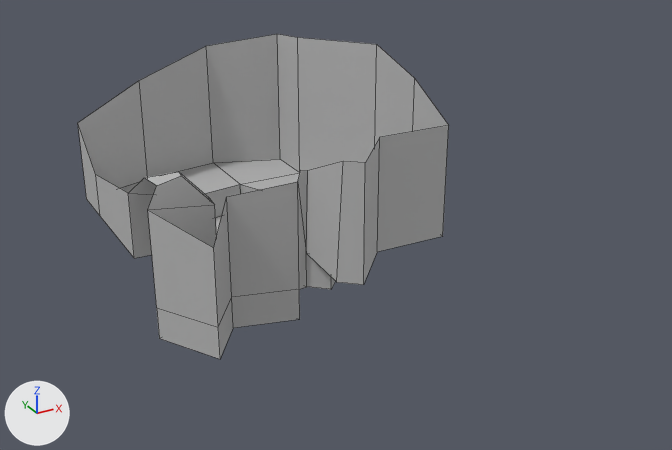
A saved change to the FBX model Profundum/Assets/Levels/LevelEditor/Geometry/LevelGeom.fbx.
One viewpoint serves both versions: a 50 mm lens placed at (-16.2, -46.8, 22.7), pointed at (5.8, -6.8, 2.7). Lighting does not change. The marker at lower left points along +X, +Y and +Z. Mesh edges are drawn as thin lines. Where no turn or scale is listed for an object, it has been applied to the vertices.
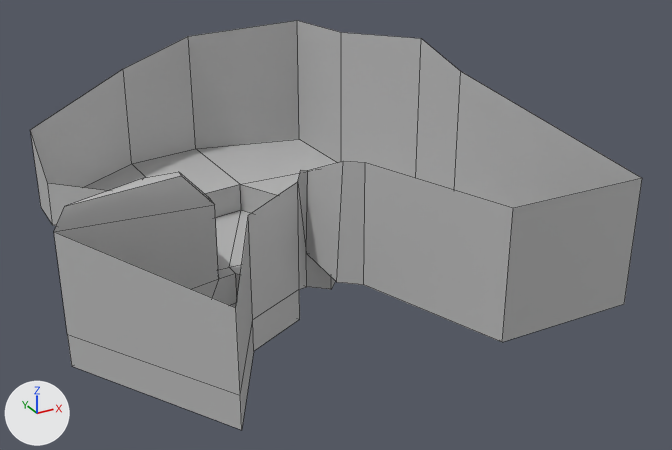
Changed parts and their boxes (x1, y1, x2, y2) in the pictures (672 x 450 px; the box of a moved part takes in the faces that stretch with it):
```json
{"object": "pPlane1", "change": "reshaped", "before": [78, 34, 449, 359], "after": [30, 20, 642, 430], "on screen": "65% wider, 26% taller"}
{"part": 1, "of": "me_mesh", "change": "moved or reshaped", "before": [78, 34, 449, 359], "after": [30, 20, 642, 430]}
{"part": 2, "of": "me_mesh", "change": "shading changed", "before": [179, 161, 365, 289], "after": [179, 161, 365, 289]}
```

Scene script edits in JSON lines:
```json
{"block": "me_mesh", "where": "# used by ob_pplane1; location = (-2.24, -0.51, 0.0)"}
{"block": "me_mesh", "where": "# before: 5 (-2.1, 3.2, 1.7) at pixel (100, 216), 8 (-2.0, -5.7, 0.0) at pixel (156, 307), 11 (-2.0, -5.7, -1.8) at pixel (159, 338), 14 (1.8, -6.5, -1.8) at pixel (233, 327), 16 (0.0, -9.1, -1.8) at pixel (220, 359)"}
{"block": "me_mesh", "where": "# before: 20 (-2.0, -5.7, 5.4) at pixel (147, 209), 22 (0.0, -9.1, 0.0) at pixel (218, 327), 23 (0.0, -9.1, 4.3) at pixel (213, 247), 24 (1.8, -6.5, 0.0) at pixel (231, 297), 25 (1.8, -6.5, 5.6) at pixel (226, 196)"}
{"block": "me_mesh", "where": "# before: 31 (-1.2, -4.9, 6.2) at pixel (156, 185), 33 (-2.1, 3.2, 4.3) at pixel (95, 174), 34 (-2.1, 6.1, 1.7) at pixel (86, 199), 35 (2.1, 7.6, 1.7), 37 (6.9, 8.5, 1.7) at pixel (213, 162)"}
{"block": "me_mesh", "where": "# before: 38 (11.1, 4.0, 1.7) at pixel (299, 172), 41 (13.4, -1.2, 1.7), 44 (13.4, -5.3, 1.7), 53 (-2.1, 6.1, 6.5) at pixel (77, 122), 54 (2.1, 7.6, 8.1) at pixel (139, 80)"}
{"block": "me_mesh", "where": "# before: 55 (6.9, 8.5, 9.5) at pixel (206, 45), 57 (11.1, 4.0, 10.4) at pixel (297, 37), 58 (13.4, -1.2, 10.8) at pixel (376, 44), 59 (13.4, -5.3, 9.8) at pixel (414, 78)"}
{"op": "remove", "block": "me_mesh", "code": "me_mesh.from_pydata(...)  # 66 vertices, 57 faces; spans x -2.1..13.4, y -11.4..8.5, z -1.8..10.8"}
{"op": "add", "block": "me_mesh", "code": "me_mesh.from_pydata(...)  # 66 vertices, 57 faces; spans x -6.5..16.5, y -19.0..11.7, z -1.8..10.8"}
{"block": "me_mesh", "change": "me_mesh part 1"}
{"op": "add", "block": "me_mesh", "code": "for i in [38, 41, 44, 57, 58, 59]: me_mesh.vertices[i].co += Vector((3.0, 0.0, 0.0))"}
{"op": "add", "block": "me_mesh", "code": "for i in [8, 11, 20, 31]: me_mesh.vertices[i].co += Vector((-4.6, -0.5, 0.0))"}
{"op": "add", "block": "me_mesh", "code": "for i in [5, 33, 34, 53]: me_mesh.vertices[i].co += Vector((-2.7, 0.0, 0.0))"}
{"op": "add", "block": "me_mesh", "code": "for i in [35, 37, 54, 55]: me_mesh.vertices[i].co += Vector((0.0, 3.2, 0.0))"}
{"op": "add", "block": "me_mesh", "code": "for i in [16, 22, 23]: me_mesh.vertices[i].co += Vector((-1.4, -5.8, 0.0))"}
{"op": "add", "block": "me_mesh", "code": "for i in [14, 24, 25]: me_mesh.vertices[i].co += Vector((0.0, -2.6, 0.0))"}
{"op": "set", "path": "me_mesh.vertices[39].co", "old": "(11.1, 6.9, 1.7)", "new": "(14.1, 10.1, 1.7)", "note": "pixel (280, 159) -> pixel (299, 139)"}
{"op": "set", "path": "me_mesh.vertices[45].co", "old": "(9.3, -8.5, 1.7)", "new": "(9.3, -19.0, 1.7)", "note": "pixel (377, 251) -> pixel (502, 342)"}
{"op": "set", "path": "me_mesh.vertices[46].co", "old": "(13.4, -8.5, 1.7)", "new": "(16.5, -19.0, 1.7)", "note": "pixel (442, 236) -> pixel (624, 303)"}
{"op": "set", "path": "me_mesh.vertices[56].co", "old": "(11.1, 6.9, 10.1)", "new": "(14.1, 10.1, 10.1)", "note": "pixel (277, 33) -> pixel (297, 20)"}
{"op": "set", "path": "me_mesh.vertices[60].co", "old": "(13.4, -8.5, 8.0)", "new": "(16.5, -19.0, 8.0)", "note": "pixel (448, 125) -> pixel (642, 178)"}
{"op": "set", "path": "me_mesh.vertices[61].co", "old": "(9.3, -8.5, 8.0)", "new": "(9.3, -19.0, 8.0)", "note": "pixel (379, 137) -> pixel (513, 208)"}
{"block": "me_mesh", "change": "me_mesh part 2: edges marked sharp go from 67 to 68"}
```
